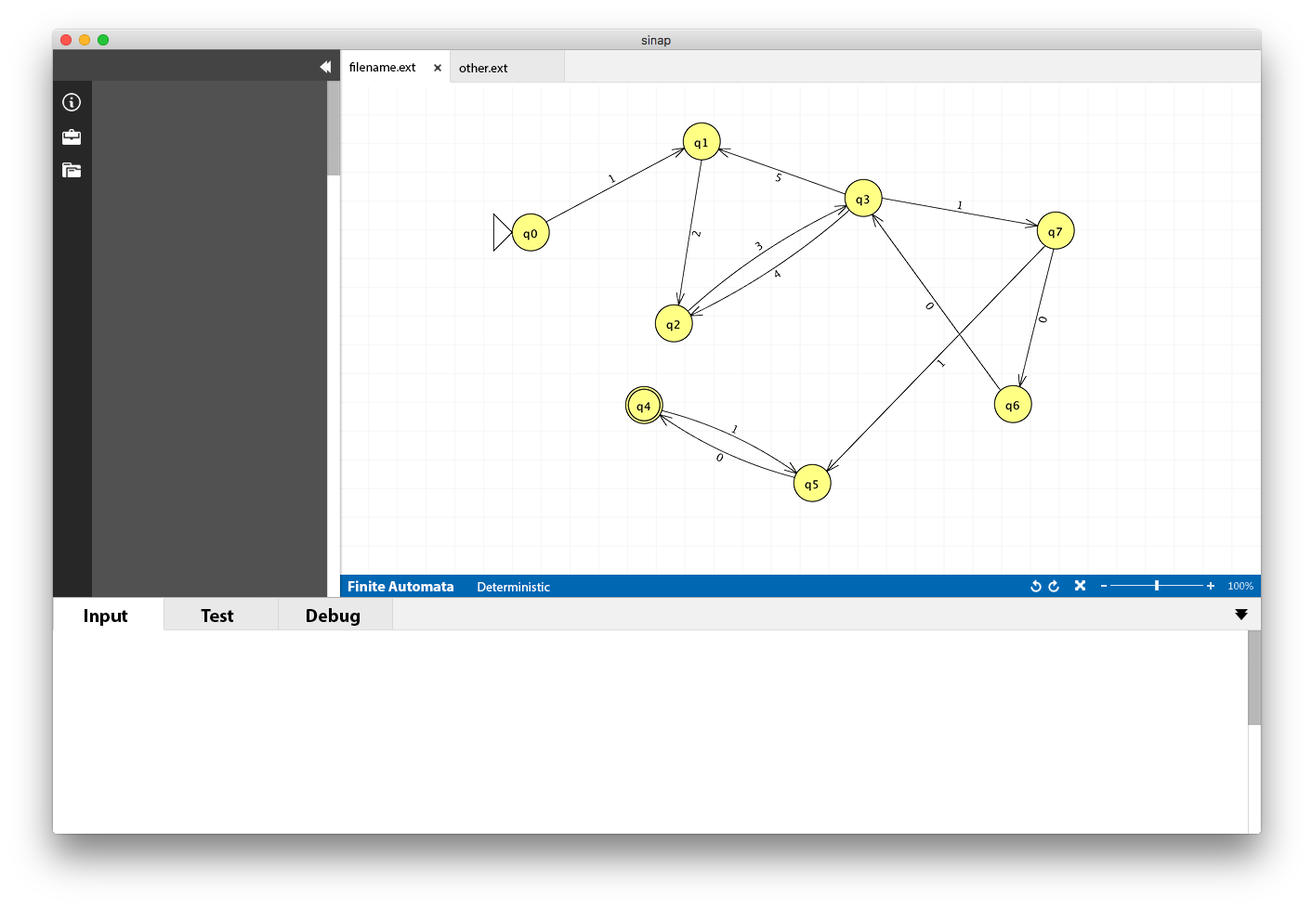
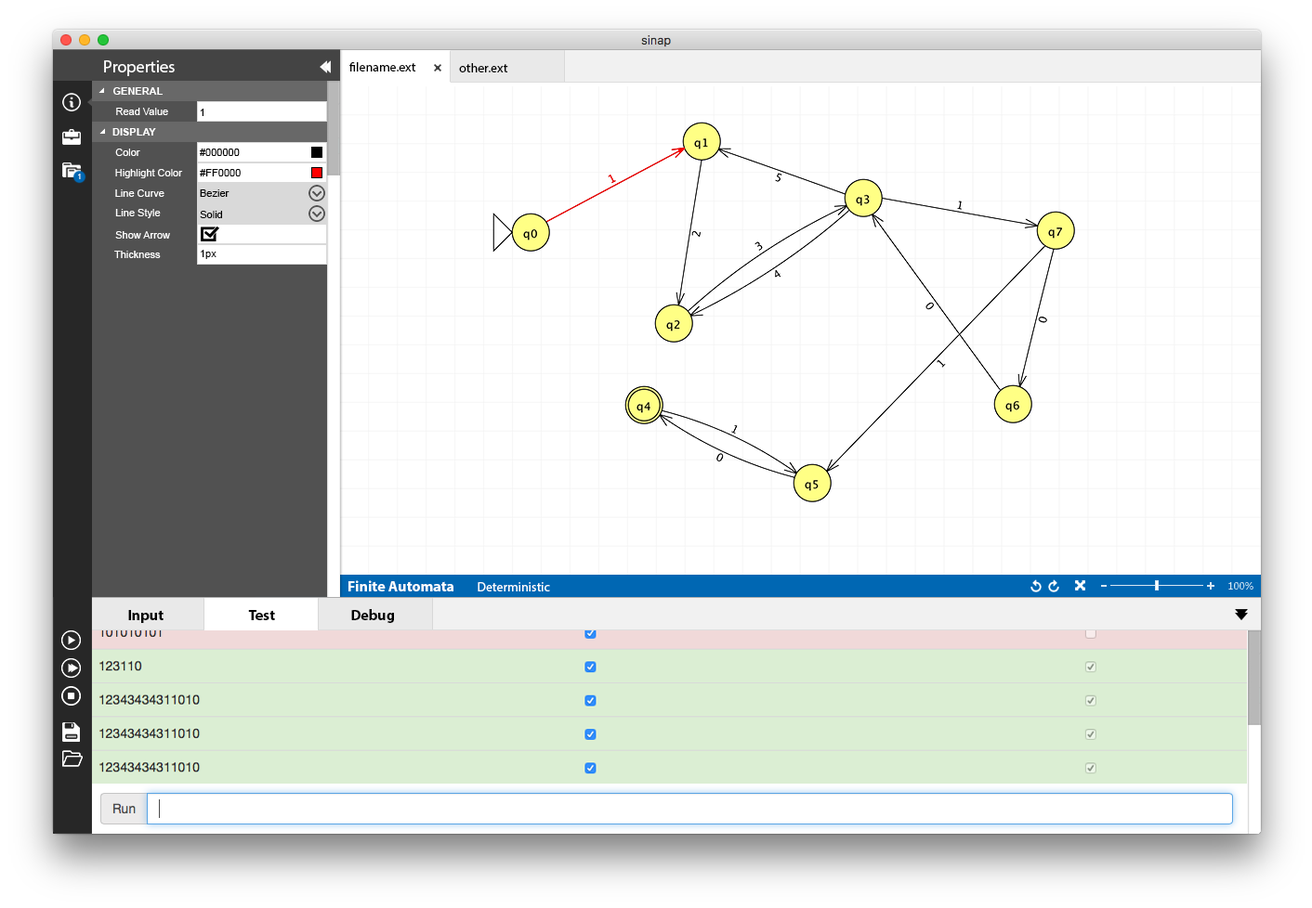
Before/after of a (1312, 908) layered artwork. What changed in the layer stack:
added group "Test Active" with 17 layers in group "Tabs" over box(61, 597, 1247, 834)
added group "Content" (2nd of 2, in "Input/Test Panel" › "Tabs" › "Test Active") with 5 layers in group "Test Active" over box(91, 630, 1247, 833)
added layer "Test Screen" in group "Content" over box(91, 630, 1247, 784)
added group "Entry Form" with 3 layers in group "Content" over box(100, 785, 1240, 833)
added layer "Layer 1" (2nd of 2, in "Input/Test Panel" › "Tabs" › "Test Active" › "Content" › "Entry Form") in group "Entry Form" over box(374, 785, 887, 833)
added group "Background" (3rd of 10, in "Input/Test Panel" › "Tabs") with 15 layers in group "Tabs" over box(91, 598, 1247, 640)
moved "Tab Bar" (1st of 2, in "Input/Test Panel" › "Tabs" › "Background") into group "Background", painted on it over box(164, 598, 1247, 635)
added group "Left Panel" (1st of 2) with 72 layers above "Left Panel" over box(52, 60, 1075, 751)
added group "Properties" (1st of 6, in "Left Panel") with 43 layers in group "Left Panel" over box(87, 60, 1075, 503)
added group "Edge" with 23 layers in group "Properties" over box(91, 80, 1075, 503)
added layer "Selected Edge" in group "Edge" over box(492, 121, 1075, 503)
added layer "Properties List" (1st of 2, in "Left Panel" › "Properties" › "Edge") in group "Edge" over box(91, 101, 327, 265)
added layer "Background" (6th of 10, in "Left Panel") in group "Left Panel" over box(91, 60, 327, 265)
added group "Left Strip" (2nd of 3, in "Left Panel") with 6 layers in group "Left Panel" over box(52, 60, 256, 751)
added layer "Background" (7th of 10, in "Left Panel" › "Left Strip") in group "Left Strip" over box(52, 60, 256, 751)
hid group "Left Panel" (2nd of 2) (20 layers) over box(52, 60, 340, 751)
…and 63 more changes (52 added, 4 moved_by, 7 removed, 4 stack)
